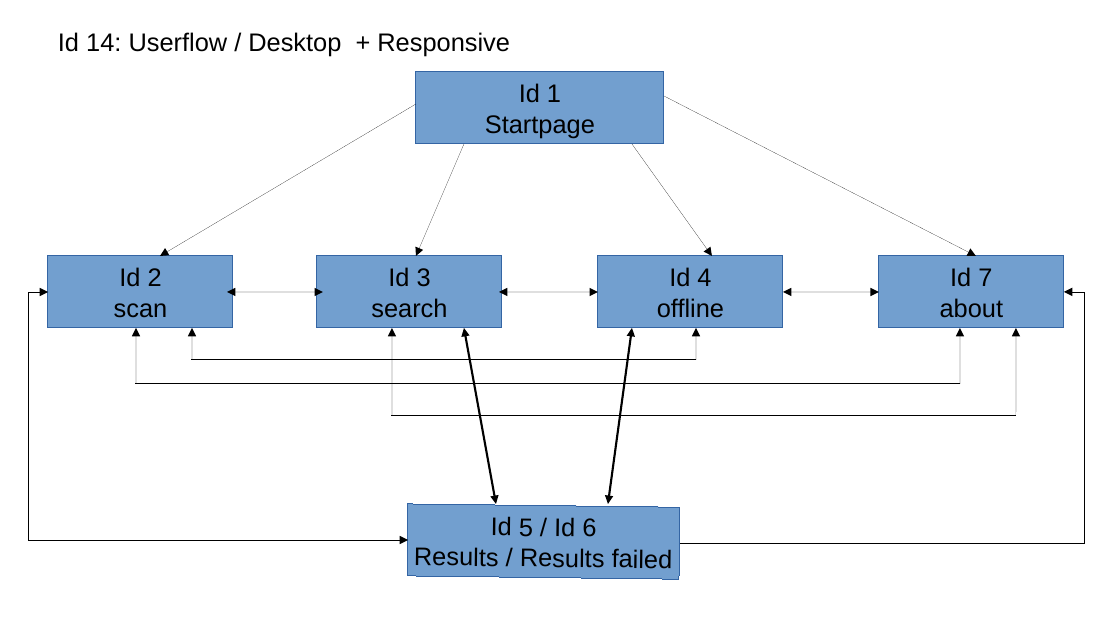
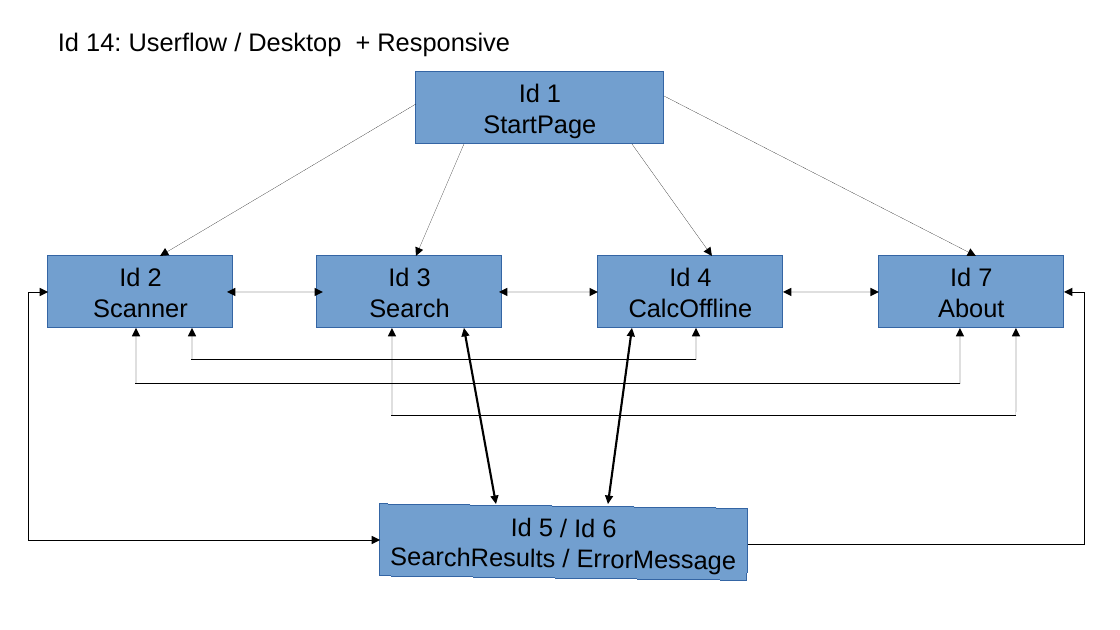
Before and after one commit to HolgerZerbe/foodata, a slide deck: slide 14 of concept/textdateien/Foodata Mockups.odp. Drawn at 1120x630 pixels with LibreOffice and Linux fonts; fonts in the diff are those of the drawing. Boxes give left, top, right and bottom in pixels: in the first picture for what was removed or moved away, otherwise in the second. Text is boxed around its words. In the diff, an @@ line names an element or a change of style, - is before the commit and + after.

```diff
--- a/concept/textdateien/Foodata Mockups.odp
+++ b/concept/textdateien/Foodata Mockups.odp
@@ text in rectangle at bbox=[483, 115, 596, 138]: text changed @@
-Startpage
+StartPage
@@ elbow double arrow moved from (48, 292) - (409, 541) to (48, 292) - (380, 541) @@
@@ text in rectangle at bbox=[93, 299, 188, 318]: text changed @@
-scan
+Scanner
@@ text in rectangle at bbox=[369, 298, 449, 318]: text changed @@
-search
+Search
@@ text in rectangle at bbox=[629, 298, 753, 318]: text changed @@
-offline
+CalcOffline
@@ elbow arrow moved from (680, 544) - (1064, 292) to (748, 545) - (1064, 292) @@
@@ text in rectangle at bbox=[938, 298, 1004, 318]: text changed @@
-about
+About
@@ rectangle "Id 5 / Id 6": place and size @@
-rectangle "Id 5 / Id 6" at bbox=[407, 504, 680, 580]
+rectangle "Id 5 / Id 6" at bbox=[380, 504, 748, 581]
@@ text in rectangle at bbox=[390, 547, 736, 574]: text changed @@
-Results / Results failed
+SearchResults / ErrorMessage
```
Also in this commit, not shown: 1 other slide changed, 2 other files.
